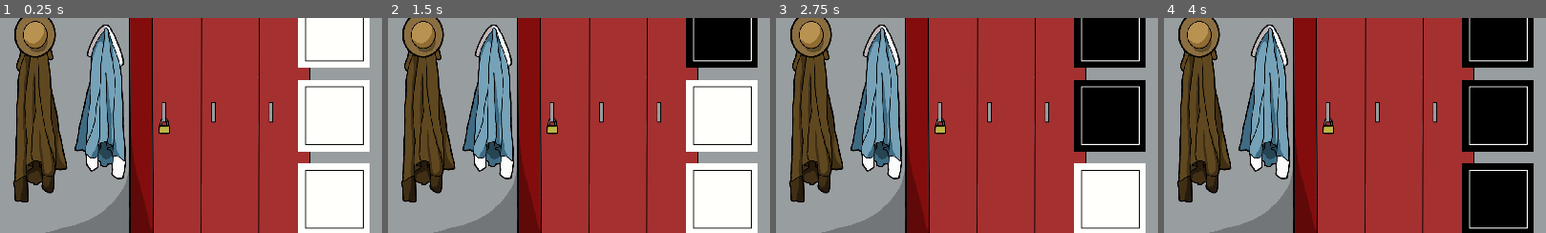
Above: before the commit, frames 1-4 (left to right).
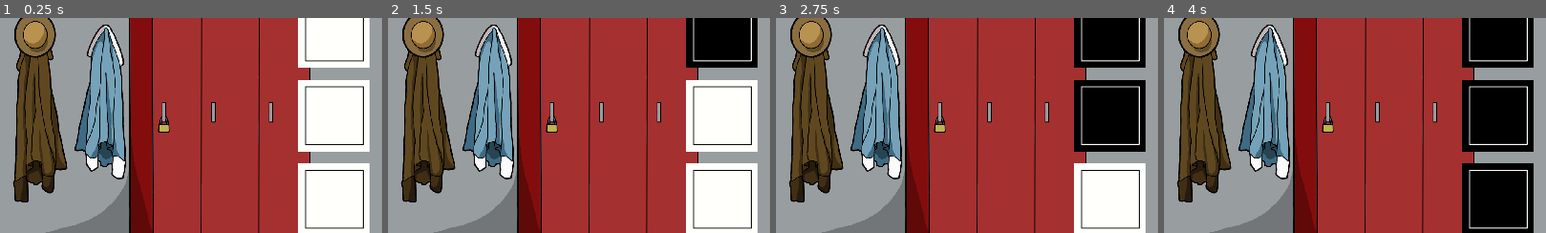
Above: after the commit, the same moments.

Repository: bemain/game-jam-2022w8
Game: Godot game, scene res://World.tscn
Same seed, same stepped clock (60 frames per second), same inputs: the game is played once before the commit and once after it.
Inputs (mouse positions are % of the whole screen's width and height, from its top left):
- Up to frame 1 (0.25 s): no input
- Up to frame 2 (1.5 s): click (94, 11) at 0.5 s; click (94, 31) at 1.25 s
- Up to frame 3 (2.75 s): click (94, 50) at 2 s
- Up to frame 4 (4 s): click (94, 69) at 2.75 s; click (94, 89) at 3.5 s
The pictures show only the part of the screen within x 50-100%, y 27-77%; the shares and areas given below are measured in that part.

The runs differ from the first frame. In frame 1, 0.1% of the frame differs, in the area x 41-45%, y 45-55%; in frame 2, 0.1%; in frame 3, 0.1%; in frame 4, 0.1%.

Commit message:
Use inheritance instead of composition

Diff:
--- a/Prefabs/Objects/FocusOnClick.tscn
+++ /dev/null
@@ -1,8 +0,0 @@
-[gd_scene load_steps=2 format=2]
-
-[ext_resource path="res://Prefabs/Objects/FocusOnClick.gd" type="Script" id=1]
-
-[node name="FocusOnClick" type="Area2D"]
-script = ExtResource( 1 )
-
-[connection signal="input_event" from="." to="." method="_on_input_event"]
--- a/Prefabs/Objects/FocusOnClick.gd
+++ b/Prefabs/Objects/Focusable.gd
@@ -1,22 +1,25 @@
-extends Area2D
-class_name FocusOnClick
+extends GameObject
+class_name Focusable
 
 signal focused
 
-export(NodePath) var parent_object_path = @".."
+export(float) var focus_zoom = 2
 
-onready var parent_object = get_node(parent_object_path)
+var is_focused setget , get_is_focused
+
+func get_is_focused():
+	return Gamestate.focused_object == object_name
 
 
-func _on_input_event(viewport, event, shape_idx):
+func _on_Focusable_input_event(viewport, event, shape_idx):
 	if event is InputEventMouseButton \
 	and event.button_index == BUTTON_LEFT \
 	and event.pressed:
 		# If object already focused, do nothing
-		if Gamestate.focused_object == parent_object.object_name:
+		if self.is_focused:
 			return
 
 		yield(get_tree(),"idle_frame")  # Wait one frame before focusing to let input pass to children first
 										# Otherwise, subobjects can be clicked while this object is not focused
-		Gamestate.focused_object = parent_object.object_name  # Focus on this object
+		Gamestate.focused_object = object_name  # Focus on this object
 		emit_signal("focused")
--- /dev/null
+++ b/Prefabs/Objects/Focusable.tscn
@@ -0,0 +1,8 @@
+[gd_scene load_steps=2 format=2]
+
+[ext_resource path="res://Prefabs/Objects/Focusable.gd" type="Script" id=1]
+
+[node name="Focusable" type="Area2D"]
+script = ExtResource( 1 )
+
+[connection signal="input_event" from="." to="." method="_on_Focusable_input_event"]
--- a/Prefabs/Objects/Lock.gd
+++ b/Prefabs/Objects/Lock.gd
@@ -1,29 +1,26 @@
-extends Area2D
-class_name Unlockable
+extends Focusable
+class_name Lock
 tool
 
 signal unlocked
 
-export(NodePath) var parent_object_path = @".."
 export(String) var key = ""
-export(bool) var require_focus = true
-
-onready var parent_object = get_node(parent_object_path)
 
 var is_locked = true
 
 
-func _on_input_event(viewport, event, shape_idx):
+func _on_Lock_input_event(viewport, event, shape_idx):
 	if event is InputEventMouseButton \
 	and event.button_index == BUTTON_LEFT \
 	and event.pressed:
 		if not is_locked:
 			return  # If already unlocked, return
 
-		if require_focus and Gamestate.focused_object != parent_object.object_name:
+		if Gamestate.focused_object != object_name:
 			return  # If object isn't focused, return
 
 		if Gamestate.selected_item == key:
+			is_locked = false
 			emit_signal("unlocked")
 
 func _get_configuration_warning():
--- a/Prefabs/Objects/Lock.tscn
+++ b/Prefabs/Objects/Lock.tscn
@@ -1,8 +1,9 @@
-[gd_scene load_steps=2 format=2]
+[gd_scene load_steps=3 format=2]
 
 [ext_resource path="res://Prefabs/Objects/Lock.gd" type="Script" id=1]
+[ext_resource path="res://Prefabs/Objects/Focusable.tscn" type="PackedScene" id=2]
 
-[node name="Lock" type="Area2D"]
+[node name="Lock" instance=ExtResource( 2 )]
 script = ExtResource( 1 )
 
-[connection signal="input_event" from="." to="." method="_on_input_event"]
+[connection signal="input_event" from="." to="." method="_on_Lock_input_event"]
--- a/Rooms/Room1/Lock1.gd
+++ b/Rooms/Room1/Lock1.gd
@@ -1,4 +1,4 @@
-extends GameObject
+extends Lock
 
 
 onready var animated_sprite = $AnimatedSprite
@@ -7,5 +7,6 @@
 func _ready():
 	animated_sprite.animation = "Locked"
 
-func _on_Unlockable_unlocked():
+
+func _on_unlocked():
 	animated_sprite.animation = "Unlocked"
--- a/Rooms/Room1/Lock1.tscn
+++ b/Rooms/Room1/Lock1.tscn
@@ -1,49 +1,42 @@
-[gd_scene load_steps=9 format=2]
+[gd_scene load_steps=8 format=2]
 
 [ext_resource path="res://Rooms/Room1/Lock1.gd" type="Script" id=1]
-[ext_resource path="res://Prefabs/Objects/FocusOnClick.tscn" type="PackedScene" id=2]
 [ext_resource path="res://Resources/Images/Lock_closed.png" type="Texture" id=3]
 [ext_resource path="res://Resources/Images/Lock_unlocked.png" type="Texture" id=4]
 [ext_resource path="res://Resources/Images/Lock_on_floor.png" type="Texture" id=5]
 [ext_resource path="res://Prefabs/Objects/Lock.tscn" type="PackedScene" id=6]
 
+[sub_resource type="RectangleShape2D" id=1]
+extents = Vector2( 32, 32 )
+
 [sub_resource type="SpriteFrames" id=2]
 animations = [ {
 "frames": [ ExtResource( 5 ) ],
 "loop": true,
-"name": "On Floor",
+"name": "On floor",
+"speed": 5.0
+}, {
+"frames": [ ExtResource( 4 ) ],
+"loop": true,
+"name": "Unlocked",
 "speed": 5.0
 }, {
 "frames": [ ExtResource( 3 ) ],
 "loop": true,
 "name": "Locked",
 "speed": 5.0
-}, {
-"frames": [ ExtResource( 4 ) ],
-"loop": true,
-"name": "Unlocked",
-"speed": 5.0
 } ]
 
-[sub_resource type="RectangleShape2D" id=1]
-extents = Vector2( 32, 32 )
-
-[node name="Lock1" type="Node2D"]
+[node name="Lock1" instance=ExtResource( 6 )]
 script = ExtResource( 1 )
 object_name = "Lock1"
+key = "Key1"
 
-[node name="AnimatedSprite" type="AnimatedSprite" parent="."]
-position = Vector2( 1, 4 )
-frames = SubResource( 2 )
-animation = "Locked"
-
-[node name="FocusOnClick" parent="." instance=ExtResource( 2 )]
-
-[node name="CollisionShape2D" type="CollisionShape2D" parent="FocusOnClick"]
+[node name="CollisionShape2D" type="CollisionShape2D" parent="." index="0"]
 shape = SubResource( 1 )
 
-[node name="Lock" parent="." instance=ExtResource( 6 )]
-key = "Key1"
+[node name="AnimatedSprite" type="AnimatedSprite" parent="." index="1"]
+frames = SubResource( 2 )
+animation = "Unlocked"
 
-[node name="CollisionShape2D" type="CollisionShape2D" parent="Lock"]
-shape = SubResource( 1 )
+[connection signal="unlocked" from="." to="." method="_on_unlocked"]
--- a/project.godot
+++ b/project.godot
@@ -9,25 +9,25 @@
 config_version=4
 
 _global_script_classes=[ {
-"base": "Area2D",
-"class": "FocusOnClick",
+"base": "GameObject",
+"class": "Focusable",
 "language": "GDScript",
-"path": "res://Prefabs/Objects/FocusOnClick.gd"
+"path": "res://Prefabs/Objects/Focusable.gd"
 }, {
 "base": "Node2D",
 "class": "GameObject",
 "language": "GDScript",
 "path": "res://Prefabs/Objects/GameObject.gd"
 }, {
-"base": "Area2D",
-"class": "Unlockable",
+"base": "Focusable",
+"class": "Lock",
 "language": "GDScript",
 "path": "res://Prefabs/Objects/Lock.gd"
 } ]
 _global_script_class_icons={
-"FocusOnClick": "",
+"Focusable": "",
 "GameObject": "",
-"Unlockable": ""
+"Lock": ""
 }
 
 [application]
